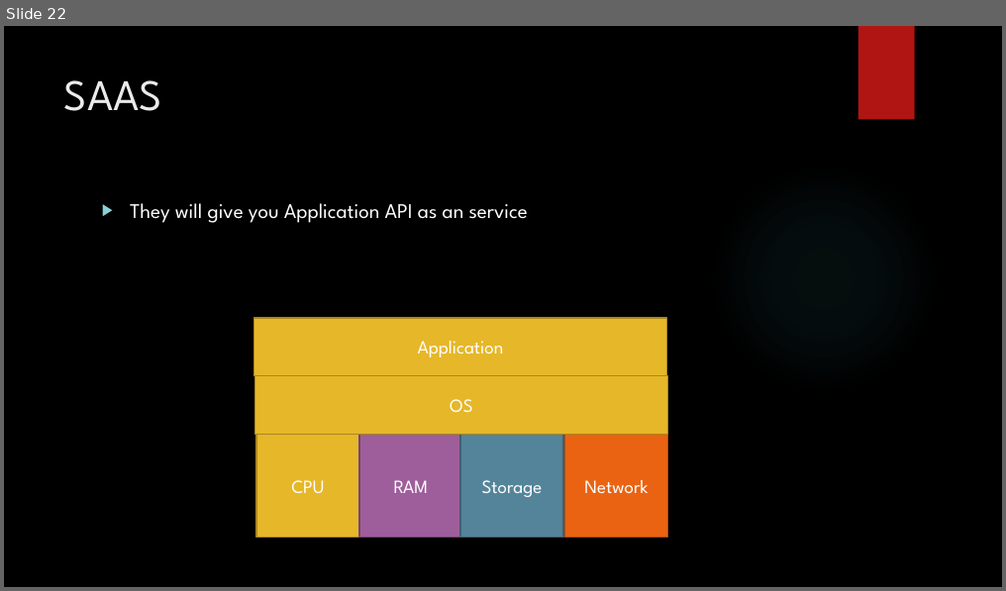
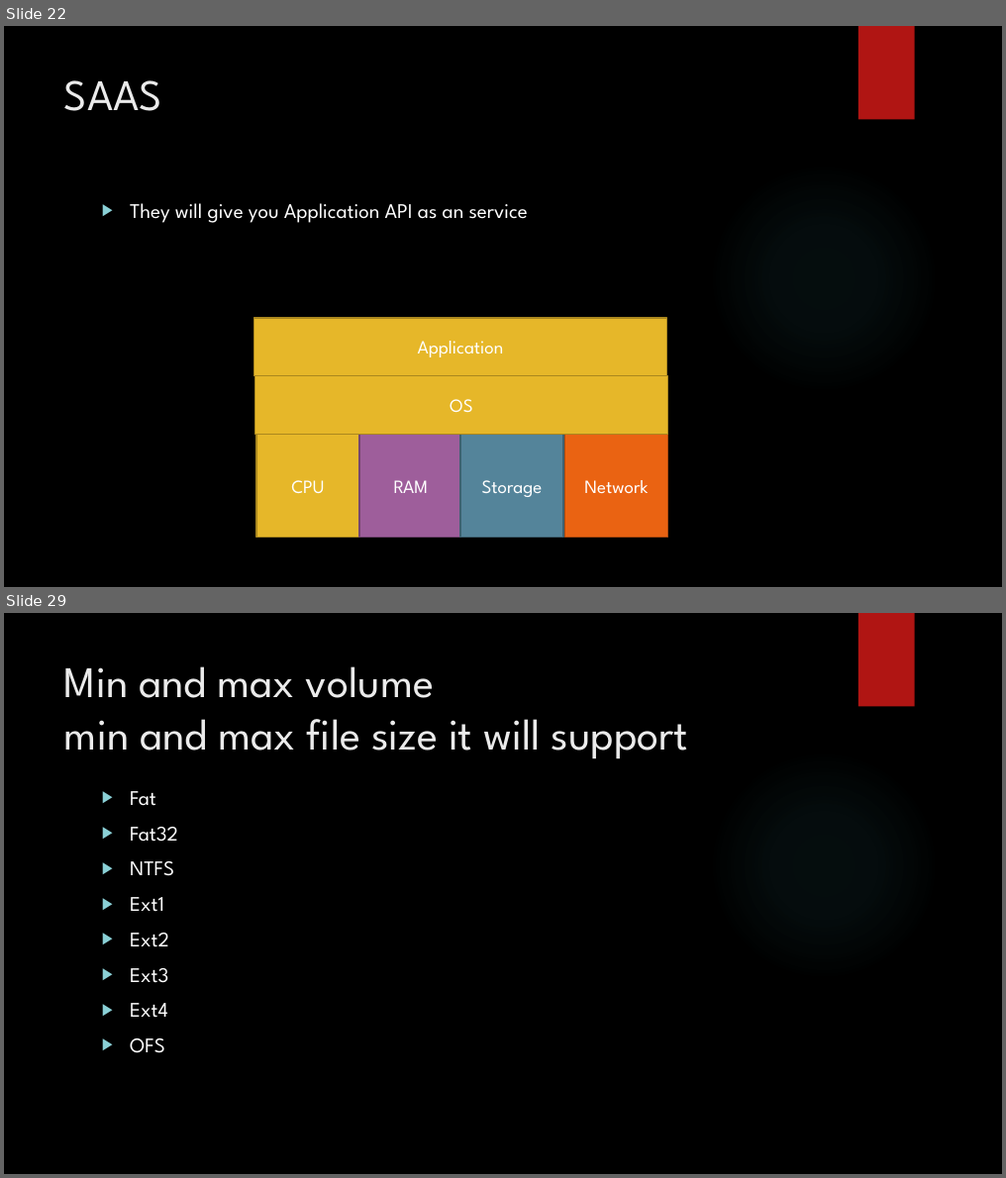
Before and after one commit to karthick1808/DW001, a slide deck: Cloud Basics.pptx. Shown one above the other, each under a label of ours: slide 22 before the commit, slides 22 and 29 after it; the slides between them are not shown. The pictures are 1006x591 and 1006x1178 pixels, drawn with LibreOffice and Linux fonts; fonts in the diff are those of the drawing; background and template pictures are left out. Boxes give left, top, right and bottom in pixels: in the first picture for what was removed or moved away, otherwise in the second. Text is boxed around its words. In the diff, an @@ line names an element or a change of style, - is before the commit and + after.

```diff
--- a/Cloud Basics.pptx
+++ b/Cloud Basics.pptx
@@ slide 29 added at (4,613,1002,1174), background picture (left out); not listed: 2 template elements that a slide beside it also shows @@
@@ title added at (64,666,689,759), 42 pt, text #EBEBEB @@
+Min and max volume
+min and max file size it will support
@@ text added at (130,791,178,1054), 20 pt, text #FFFFFF @@
+▶ Fat
+▶ Fat32
+▶ NTFS
+▶ Ext1
+▶ Ext2
+▶ Ext3
+▶ Ext4
+▶ OFS
```
Also in this commit, not shown: 10 other slides added.
